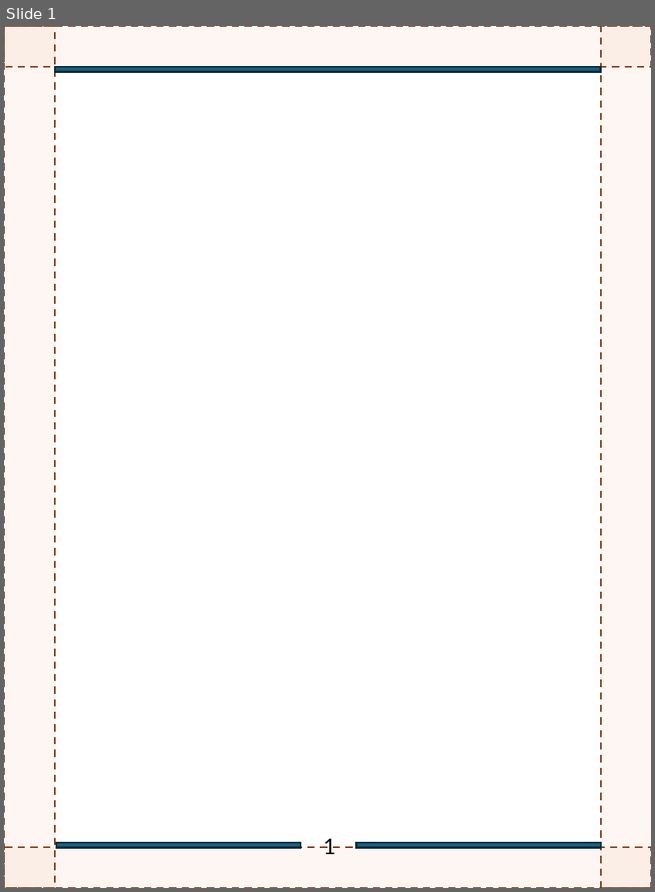
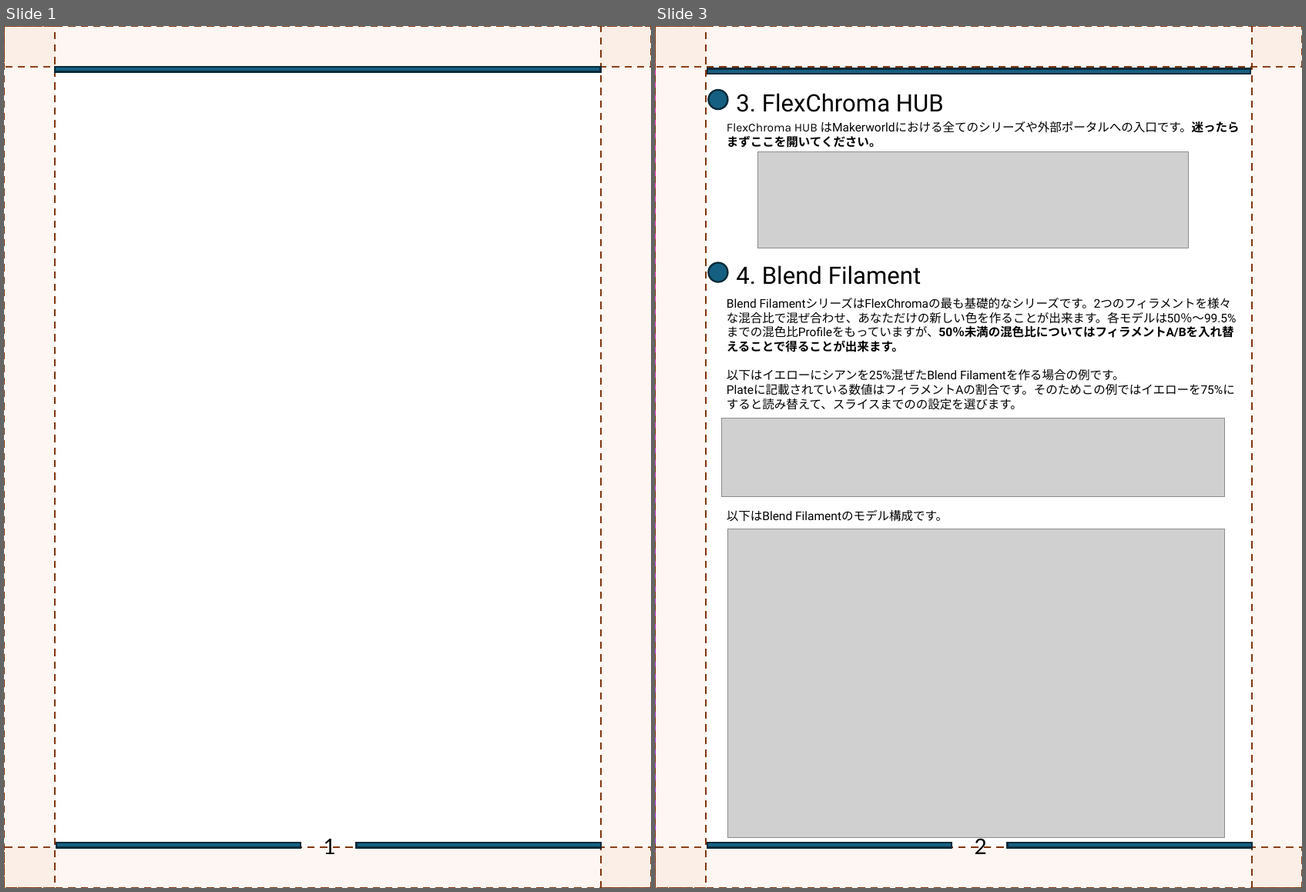
Before and after one commit to FlexChromaHQ/FlexChroma, a slide deck: Documents/Original/FlexChroma_Tour_Guide_JP.pptx. Shown side by side, each under a label of ours: slide 1 before the commit, slides 1 and 3 after it; the slides between them are not shown. The pictures are 655x892 and 1306x892 pixels, drawn with LibreOffice and Linux fonts; fonts in the diff are those of the drawing; grey boxes stand for pictures. Boxes give left, top, right and bottom in pixels: in the first picture for what was removed or moved away, otherwise in the second. Text is boxed around its words. In the diff, an @@ line names an element or a change of style, - is before the commit and + after.

```diff
--- a/Documents/Original/FlexChroma_Tour_Guide_JP.pptx
+++ b/Documents/Original/FlexChroma_Tour_Guide_JP.pptx
@@ slide 3 added at [655,26,1302,888], background #FFFFFF @@
@@ rectangle added at [655,26,1302,888], fill gradient #EE00B0 to #6200E8 to #0095E5 @@
@@ rectangle added at [656,26,1302,888], fill #FFFFFF @@
@@ group added at [655,26,1302,888]: 4 rectangles @@
@@ rectangle added at [707,68,1251,74], fill #156082, outline #092A39 1.5 pt @@
@@ ellipse added at [708,90,727,109], fill #156082, outline #092A39 1.5 pt @@
@@ text added at [736,93,944,112], 20 pt, text #000000 @@
+3. FlexChroma HUB
@@ text added at [727,121,1239,148], 10 pt, text #000000 @@
+FlexChroma HUB はMakerworldにおける全てのシリーズや外部ポータルへの入口です。迷ったらまずここを開いてください。
@@ picture added at [757,152,1188,248] @@
@@ ellipse added at [708,263,727,282], fill #156082, outline #092A39 1.5 pt @@
@@ text added at [736,265,921,285], 20 pt, text #000000 @@
+4. Blend Filament
@@ text added at [727,298,1236,410], 10 pt, text #000000 @@
+Blend FilamentシリーズはFlexChromaの最も基礎的なシリーズです。2つのフィラメントを様々な混合比で混ぜ合わせ、あなただけの新しい色を作ることが出来ます。各モデルは50％～99.5%までの混色比Profileをもっていますが、50％未満の混色比についてはフィラメントA/Bを入れ替えることで得ることが出来ます。
+以下はイエローにシアンを25%混ぜたBlend Filamentを作る場合の例です。
+Plateに記載されている数値はフィラメントAの割合です。そのためこの例ではイエローを75%にすると読み替えて、スライスまでのの設定を選びます。
@@ picture added at [722,419,1224,497] @@
@@ text added at [727,510,948,522], 10 pt, text #000000 @@
+以下はBlend Filamentのモデル構成です。
@@ picture added at [727,530,1224,838] @@
@@ rectangle added at [707,843,951,848], fill #156082, outline #092A39 1.5 pt @@
@@ text added at [975,836,987,855], 18 pt, text #000000 @@
+2
@@ rectangle added at [1007,843,1251,848], fill #156082, outline #092A39 1.5 pt @@
```
Also in this commit, not shown: 2 slides changed, 3 other slides added, 4 slides removed, 1 other file.
